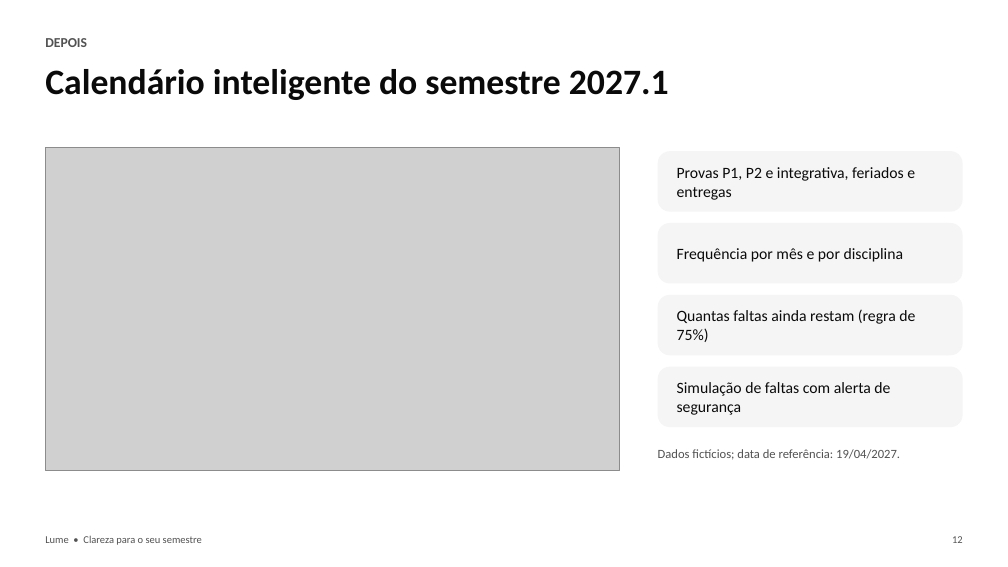
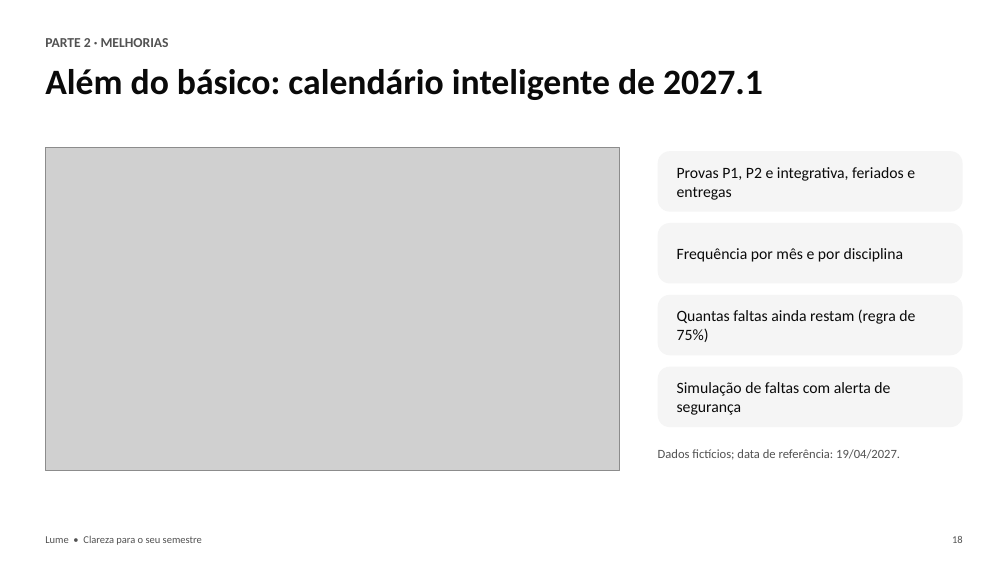
Before and after one commit to Tavimmm21/educonnect, a slide deck: slide 18 of entrega/Lume-Apresentacao-do-projeto.pptx (slide 12 before the commit). Drawn at 1008x567 pixels with LibreOffice and Linux fonts; fonts in the diff are those of the drawing; grey boxes stand for pictures. Boxes give left, top, right and bottom in pixels: in the first picture for what was removed or moved away, otherwise in the second. Text is boxed around its words. In the diff, an @@ line names an element or a change of style, - is before the commit and + after.

```diff
--- a/entrega/Lume-Apresentacao-do-projeto.pptx
+++ b/entrega/Lume-Apresentacao-do-projeto.pptx
@@ text at (45,38,169,47): text changed @@
-DEPOIS
+PARTE 2 · MELHORIAS
@@ text at (45,69,763,100): text changed @@
-Calendário inteligente do semestre 2027.1
+Além do básico: calendário inteligente de 2027.1
@@ text at (952,536,963,543): text changed @@
-12
+18
```
Also in this commit, not shown: 8 other slides changed, 13 slides added, 6 slides removed, 8 other files.
